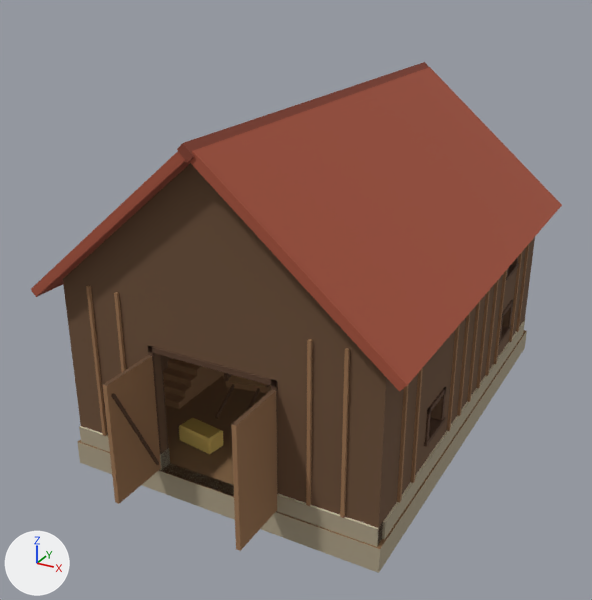
Renders of the glTF model art/map/export/glb_src/barn.glb from each side of a commit.
Both versions are drawn from a 50 mm lens placed at (10.16, -20.74, 12.98), pointed at (-0.44, -1.47, 3.34). Every picture has the same lights, and +X, +Y and +Z are marked at lower left. The picture after the commit comes second. Objects named as collision shapes, trigger or cutter boxes, shadow casters or lower levels of detail are left out. Where no turn or scale is listed for an object, it has been applied to the vertices. Vertices at exactly the same position are counted once.

Names of what the first picture shows: 'LOD0'.
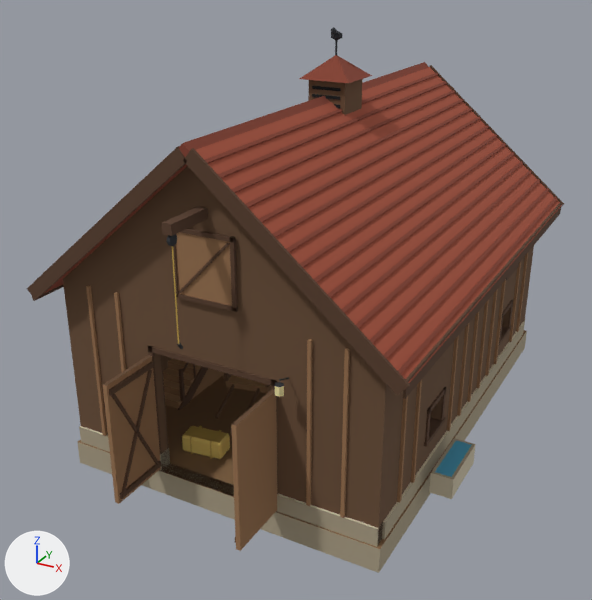
Diff of the bpy script that builds the scene:
```diff
--- a/art/map/export/glb_src/barn.glb.py
+++ b/art/map/export/glb_src/barn.glb.py
@@ me_barn @@
 # used by ob_lod0; location = (0.0, 0.0, 0.0)
-me_barn.from_pydata(...)  # 1821 vertices, 2776 faces; spans x -5.2..5.2, y -8.2..7.1, z -0.6..9.1
+me_barn.from_pydata(...)  # 4401 vertices, 6642 faces; spans x -6.3..5.4, y -8.2..7.1, z -0.6..10.8
+# me_barn part 1: a new loose piece, a box spanning x -1.72..-1.66, y -8.2..-6.6, z 0.28..0.42, in mat_qwakkprops (picture img_props_palette)
+# me_barn part 2: a new loose piece, a box spanning x -1.72..-1.66, y -8.2..-6.6, z 3.23..3.37, in mat_qwakkprops (picture img_props_palette)
+# me_barn part 3: a new loose piece, a box spanning x -5.14..-5.08, y -7.0..7.0, z 4.461..4.851, in mat_qwakkprops (picture img_props_palette)
+# me_barn part 4: the loose piece of 8 vertices spanning x -5.2..0.0, y -7.0..7.0, z 4.6..9.0 is copied, and the copy is scaled about its middle by (1.01, 0.005, 1.01), then moved by (0.0, -7.0, 0.0); it spans x -5.2..0.1, y -7.1..-7.0, z 4.5..9.0
+# me_barn part 5: 50 vertices moved from x -4.2..4.2, y -4.8..6.1, z 0.2..4.7 to x -4.2..4.2, y -5.5..6.1, z 0.1..4.7; 245 vertices removed from x -4.2..4.2, y -5.4..6.1, z 0.1..4.4; 2801 vertices added at x -6.3..5.4, y -8.1..7.1, z -0.2..10.8
+# other edits to the shape of me_barn do not show in these pictures
 me_barn.materials.append(mat_qwakkprops)
```

Location of each change, (x1, y1, x2, y2) in pixels of the pictures (592 x 600 px):
'LOD0', reshaped (7% taller)
    before: (31, 62, 562, 573)
    after: (27, 28, 564, 573)
part 1 of me_barn, added
    after: (119, 461, 161, 499)
part 2 of me_barn, added
    after: (109, 362, 154, 396)
part 3 of me_barn, added
    after: (32, 285, 64, 301)
part 4 of me_barn, added
    after: (27, 146, 187, 300)
part 5 of me_barn, built on
    before: (179, 418, 223, 454)
    after: (121, 28, 564, 499)
